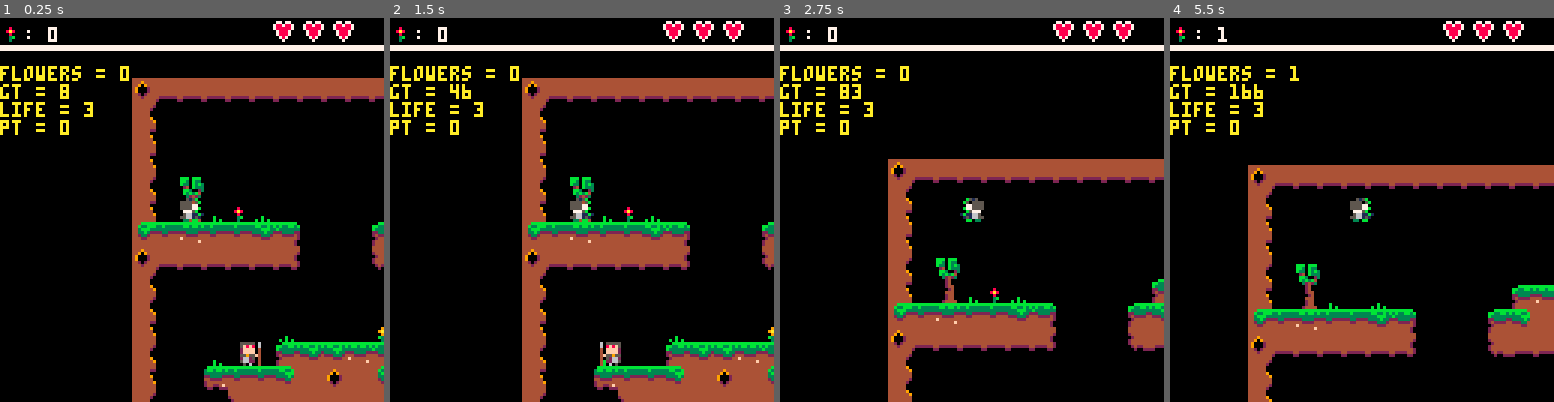
Above: before the commit, frames 1-4 (left to right).
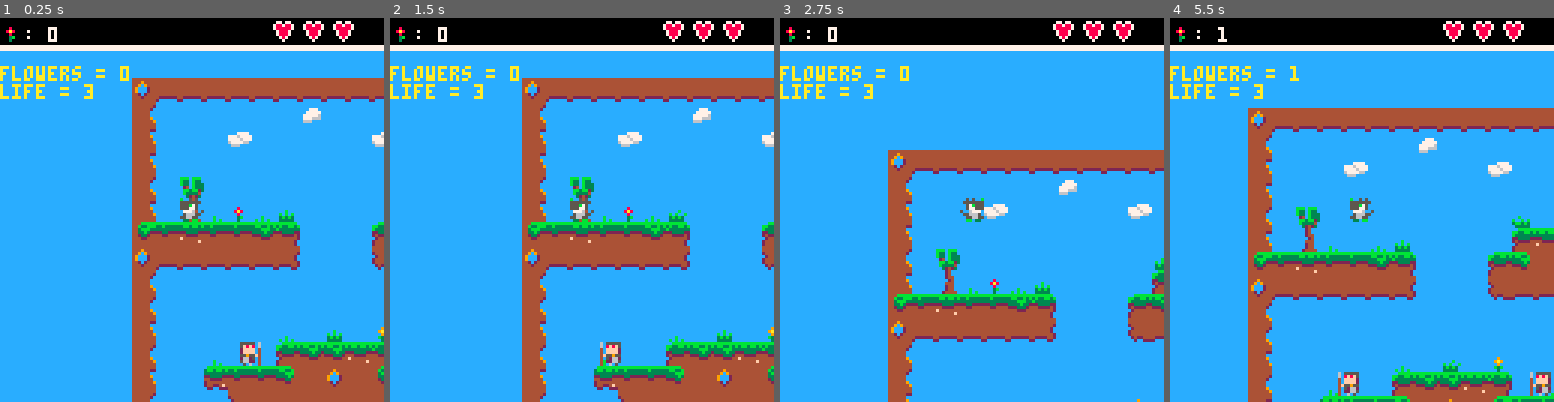
Above: after the commit, the same moments.

Repository: Achie72/dragon_demo_platformer
Game: PICO-8 cartridge dragondemo.p8
Two runs of this game, one before a commit and one after it. Both use one fixed random seed, a clock stepped at 60 frames per second and the inputs below.
Inputs:
- Up to frame 1 (0.25 s): no input
- Up to frame 2 (1.5 s): tap X (X key) at 0.33, 1.07 s; tap O (Z key) at 0.7 s
- Up to frame 3 (2.75 s): hold Right 1.6-2.1 s; tap O (Z key) at 1.7, 2.1, 2.5 s; tap X (X key) at 1.85 s; hold Up 2.15-2.42 s; hold Right from 2.47 s (still down)
- Up to frame 4 (5.5 s): tap O (Z key) every 0.4 s from 2.9 to 5.3 s; tap X (X key) at 2.97, 4.08, 5.2 s; release Right at 3.03 s; hold Left 3.08-3.58 s; hold Right 4.02-4.68 s; hold Up 4.73-5.03 s; hold Left from 5.08 s (still down)

The runs differ from the first frame. In frame 1, 71% of the frame differs, in the area x 0-100%, y 8-100%; in frame 2, 71%; in frame 3, 84%; in frame 4, 88%.

Commit message:
Added headstomp, refactored collision
Added new tiles also. And new player sprite.

Diff:
--- a/dragondemo.p8
+++ b/dragondemo.p8
@@ -5,31 +5,68 @@
 	player={}
 	player.x=16
 	player.y=40
- player.jump=2.5
+ player.jump=5
  player.ax=0
  player.ay=0
  player.acc=0.3
  player.frict=0.25
  player.mx_spd=3
+	player.mx_fall=3
  player.facing=0
  player.grounded=1
 	player.flowers=0
-	player.spr=3
-	player.hitSpr=17
+	player.spr=1
+	player.walk_spr=1
+	player.jump_spr=17
+	player.hitspr=3
 	player.life=3
 	player.maxlife=3
 	player.invc=45 --invincibilty frames
 	player.nextinvc = 0 --flag for next
-	player.takenDamage = 0
+	player.takendamage = 0
 	player.win=0
 
  global={}
- global.gravity=0.1
+ global.gravity=0.4
 	global.camera_buffer=28
 	global.tick = 0
 	global.debug = 0
 
+	crect = {
+		x1 = 0,
+		x2 = 0,
+		y1 = 0,
+		y2 = 0
+	}
+
 	fireballs={}
+	tall_grasses={}
+
+	grass1 = {
+		x = 48,
+		y = 40,
+		spr = 64
+	}
+	grass2 = {
+		x = 88,
+		y = 32,
+		spr = 64
+	}
+	grass3 = {
+		x = 64,
+		y = 80,
+		spr = 64
+	}
+	grass4 = {
+		x = 224,
+		y = 144,
+		spr = 64
+	}
+
+	add(tall_grasses,grass1)
+	add(tall_grasses,grass2)
+	add(tall_grasses,grass3)
+	add(tall_grasses,grass4)
 
 	cam={
 		x=0,
@@ -45,6 +82,7 @@
 		speed=1,
 		ay=0,
 		spr=12,
+		hitspr=28,
 		type=0,
 		animspeed = 6
 	}
@@ -55,6 +93,7 @@
 		speed=1,
 		ay=0,
 		spr=12,
+		hitspr=28,
 		type=0,
 		animspeed = 6
 	}
@@ -65,6 +104,7 @@
 		speed=1,
 		ay=0,
 		spr=12,
+		hitspr=28,
 		type=0,
 		animspeed = 6
 	}
@@ -75,6 +115,7 @@
 		speed=0.5,
 		ay=0,
 		spr=14,
+		hitspr=30,
 		type=1,
 		animspeed = 6
 	}
@@ -85,6 +126,7 @@
 		speed=0.5,
 		ay=0,
 		spr=14,
+		hitspr=30,
 		type=1,
 		animspeed = 6
 	}
@@ -95,6 +137,7 @@
 		speed=0.5,
 		ay=0,
 		spr=14,
+		hitspr=30,
 		type=1,
 		animspeed = 6
 	}
@@ -105,6 +148,7 @@
 		speed=0.5,
 		ay=0,
 		spr=14,
+		hitspr=30,
 		type=1,
 		animspeed = 6
 	}
@@ -213,7 +257,7 @@
 function collision_on(x,y,w,h)
   collide=false
   for ix=x,x+w do
-    for iy=y,y+h,h do
+    for iy=y,y+h+1,h do
       if fget(mget(ix/8,iy/8),0) then
           collide=true
       end
@@ -222,6 +266,56 @@
   return collide
 end
 
+function collide_map(object,width,heigth,direction,flag)
+
+	local x = object.x
+	local y = object.y
+	local w = width
+	local h = heigth
+	local x1 = 0
+	local x2 = 0
+	local y1 = 0
+	local y2 = 0
+
+	if direction==0 then --left
+	   x1=x-1  y1=y+1
+	   x2=x    y2=y+h-1
+
+	elseif direction==1 then --rigth
+	   x1=x+w    y1=y+1
+	   x2=x+w+1  y2=y+h-1
+
+	elseif direction==2 then --up
+		x1=x+1    y1=y-1
+		x2=x+w-2  y2=y
+
+	elseif direction==3 then --down
+		x1=x+1    y1=y+h
+		x2=x+w-2    y2=y+h
+	end
+
+
+	crect.x1 = x1
+	crect.x2 = x2
+	crect.y1 = y1
+	crect.y2 = y2
+
+	x1/=8
+	x2/=8
+	y1/=8
+	y2/=8
+
+	if fget(mget(x1,y1), flag)
+	or fget(mget(x1,y2), flag)
+	or fget(mget(x2,y1), flag)
+	or fget(mget(x2,y2), flag) then
+	    return true
+	else
+	    return false
+	end
+end
+
+
 function animate(object,starting_frame,number_of_frames,speed,ticks)
 	if(not object.a_ct) object.a_ct=0
 	if(not object.a_st)	object.a_st=0
@@ -233,8 +327,8 @@
 	 if(object.a_st==number_of_frames) object.a_st=0
 	end
 
-	object.actualFrame=starting_frame+object.a_st
-	spr(object.actualFrame,object.x,object.y,1,1,ticks)
+	object.actualframe=starting_frame+object.a_st
+	spr(object.actualframe,object.x,object.y,1,1,ticks)
 end
 
 function move_camera()
@@ -314,36 +408,36 @@
 	if(btn(0)) and (player.ax < player.mx_spd and player.ax > -player.mx_spd) then
 		player.ax-=player.acc
   player.facing=0
-		if((takenDamage == 0) or (global.tick%9 == 0)) then
+		if((takendamage == 0) or (global.tick%9 == 0)) then
 			animate(player,player.spr,2,6,true)
 		else
-			animate(player,player.hitSpr,2,6,true)
+			animate(player,player.hitspr,2,6,true)
 		end
 	elseif(btn(1)) and (player.ax < player.mx_spd and player.ax > -player.mx_spd) then
 		player.ax+=player.acc
   player.facing=1
-		if((takenDamage == 0) or (global.tick%9 == 0)) then
+		if((takendamage == 0) or (global.tick%9 == 0)) then
 			animate(player,player.spr,2,6,false)
 		else
-			animate(player,player.hitSpr,2,6,false)
+			animate(player,player.hitspr,2,6,false)
 		end
 	else
   if(player.facing == 1) then
-			if((takenDamage == 0) or (global.tick%9 == 0)) then
+			if((takendamage == 0) or (global.tick%9 == 0)) then
 				spr(player.spr,player.x,player.y)
 			else
-				spr(player.hitSpr,player.x,player.y)
+				spr(player.hitspr,player.x,player.y)
 			end
   else
-			if((takenDamage == 0) or (global.tick%9 == 0)) then
+			if((takendamage == 0) or (global.tick%9 == 0)) then
 				spr(player.spr,player.x,player.y,1,1,true,false)
 			else
-				spr(player.hitSpr,player.x,player.y,1,1,true,false)
+				spr(player.hitspr,player.x,player.y,1,1,true,false)
 			end
   end
 	end
 
-	if btn(2) and player.grounded == 1 then
+	if btn(2) and player.grounded == true then
 		sfx(0)
 		player.ay -= player.jump
 		player.grounded = 0
@@ -359,21 +453,47 @@
 	end
 
  if(grounded) then
-   player.ay = 0.0
+   player.ay = 0
  else
+		if player.ay < player.mx_fall then
    player.ay += global.gravity
 			player.grounded = 0;
+		end
  end
 
- if collision_on(player.x+player.ax,player.y,7,7) then
-   player.ax = 0
- end
- if collision_on(player.x,player.y+player.ay,7,7) then
-   if player.ay > 0 then
-     player.grounded = 1;
-   end
-   player.ay =0
- end
+	if player.ay > 0 then
+		player.grounded = false
+		--player.spr = player.jump_spr
+		global.debug = 0
+		if collide_map(player,8,8,3,0) then
+			player.grounded = true
+			--player.spr = player.walk_spr
+			global.debug = 1
+			player.ay = 0
+			player.y-=(player.y+8)%8
+		end
+	elseif player.ay < 0 then
+		--player.spr = player.jump_spr
+		player.grounded = false
+		global.debug = 0
+		if collide_map(player,8,8,2,0) then
+			player.ay = 0
+		end
+	else
+		--player.spr = player.walk_spr
+	end
+
+	if player.ax < 0 then
+		if collide_map(player,8,8,0,0) then
+			player.ax = 0
+		end
+	elseif player.ax > 0 then
+		if collide_map(player,8,8,1,0) then
+			player.ax = 0
+		end
+	end
+
+
 
  player.x += player.ax
  player.y += player.ay
@@ -427,11 +547,21 @@
 		if( (collide_rect(to_rect(monster,7,7),to_rect(player,7,7))) and (global.tick > player.nextinvc) ) then
 			take_damage(1)
 			player.nextinvc = global.tick + player.invc
-			takenDamage = 1
-		end
-	end
-end
-
+			takendamage = 1
+		end
+	end
+end
+
+function check_stomp()
+	for monster in all(enemies) do
+		if ((monster.y < player.y + 7) and (player.y+7 <= monster.y+7)) and (player.ay > 0) then
+			if ((monster.x < player.x+7) and (player.x+7 < monster.x+7)) or ((monster.x < player.x) and (player.x < monster.x+7)) then
+				del(enemies,monster)
+				player.ay = -player.jump
+			end
+		end
+	end
+end
 
 function manage_internal_timers()
 		global.tick += 1
@@ -447,7 +577,7 @@
 			global.tick -=global.tick
 		end
 		if (global.tick > player.nextinvc) then
-			takenDamage = 0
+			takendamage = 0
 		end
 
 end
@@ -458,10 +588,15 @@
 		manage_internal_timers()
 		if(global.tick > 5000) global.tick = 0
 			cls()
+			rectfill(player.x - 100, player.y -100, player.x + 100,player.y + 100, 12)
 		 map()
 		 control_player()
 			control_enemies()
+			check_stomp()
 			player_enemy_collision()
+			for grass in all(tall_grasses) do
+				animate(grass,grass.spr,4,flr(rnd(6)) + 1,false)
+			end
 		else
 			print("you won!",player.x-20, player.y + 20,12)
 			print("press '\142' to restart",player.x-40, player.y + 28,12)
@@ -490,9 +625,10 @@
 function set_ui()
 	ui={
 		flowers = player.flowers,
-		life = player.life,
-		gt = global.tick,
-		pt = player.nextinvc
+		life = player.life
+		--ax = player.ax,
+		--ay = player.ay,
+		--grnd = global.debug
 	}
 	draw_ui(ui)
 end
@@ -520,6 +657,7 @@
 	end
 	spr(32,player.x-60,player.y-60,1,1)
 	print(": "..player.flowers,player.x-52,player.y-57,7)
+	--rect(crect.x1,crect.y1,crect.x2,crect.y2,7)
 	--print(stat(1),player.x-60,player.y-52,10)
 	--print(stat(7),player.x-60,player.y-44,10)
 end
@@ -558,13 +696,45 @@
 
 
 
+…(32 lines of a section not shown)…
 __gff__
-0000000000040001010000000000000000000000000000010100000000000000020000010101010101010000000000000200000101010101010100000008000000000000000000000000000000000000000000000000000000000000000000000000000000000000000000000000000000000000000000000000000000000000
+0000000000040001010000000000000000000000000000010100000000000000020000010101010101010000000000000200000101010101010100000008000000000000000101010000000000000000000000000001010100000000000000000000000000010100000000000000000000000000000000010000000000000000
 0000000000000000000000000000000000000000000000000000000000000000000000000000000000000000000000000000000000000000000000000000000000000000000000000000000000000000000000000000000000000000000000000000000000000000000000000000000000000000000000000000000000000000
 __map__
 393535353535353535353535353535353535393a3535353535353535353535353535353535393a353535353535353a080000000000000000000000000000000000000000000000000000000000000000000000000000000000000000000000000000000000000000000000000000000000000000000000000000000000000000
-0800000000000000000000000000000000001708000000000000000000000000000000000017180000000000000017080000000000000000000000000000000000000000000000000000000000000000000000000000000000000000000000000000000000000000000000000000000000000000000000000000000000000000
-1800000000000000000000000000000000001708000000000000220000000000000000000017180000000000000017080000000000000000000000000000000000000000000000000000000000000000000000000000000000000000000000000000000000000000000000000000000000000000000000000000000000000000
+080000000000007e000000000000000000001708000000000000000000000000000000000017180000000000000017080000000000000000000000000000000000000000000000000000000000000000000000000000000000000000000000000000000000000000000000000000000000000000000000000000000000000000
+180000007f00000000007f000000000000001708007e000000002200000000000000007f0017180000000000000017080000000000000000000000000000000000000000000000000000000000000000000000000000000000000000000000000000000000000000000000000000000000000000000000000000000000000000
 1800000000000000000000000000000000001708000000000000320015000000000000000017360005150000000017080000000000000000000000000000000000000000000000000000000000000000000000000000000000000000000000000000000000000000000000000000000000000000000000000000000000000000
 0800220000000000000000000000000000001708000000002137262426380015000000000034233333332900000017080000000000000000000000000000000000000000000000000000000000000000000000000000000000000000000000000000000000000000000000000000000000000000000000000000000000000000
 1800321520140000000000372438000030001708000000372426273a28262624380000000000000000001600000017080000000000000000000000000000000000000000000000000000000000000000000000000000000000000000000000000000000000000000000000000000000000000000000000000000000000000000
Not shown, changed: 58 lines of the sprite sheet (__gfx__) section of dragondemo.p8
